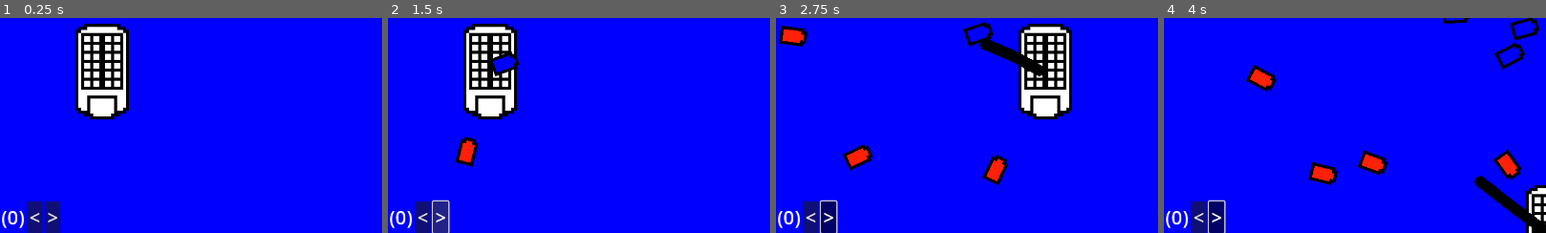
Above: before the commit, frames 1-4 (left to right).
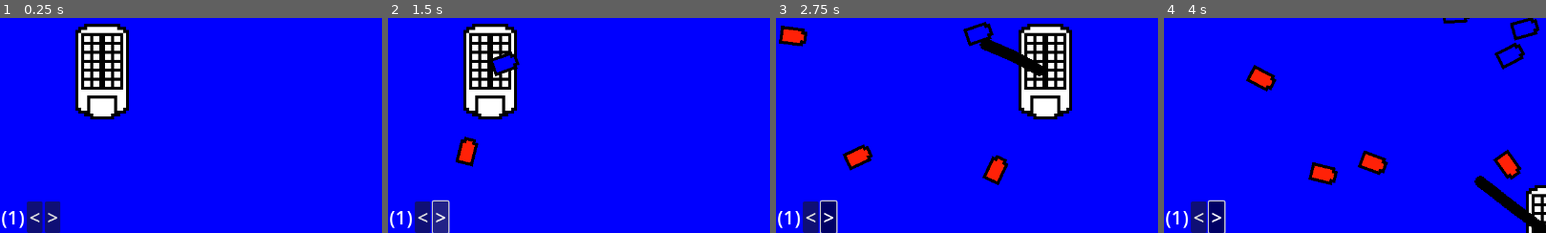
Above: after the commit, the same moments.

Repository: JoeyShapiro/ContainerCaptain
Game: Godot game, scene res://main.tscn
The game is run twice, just before and just after one commit, with the same random seed, the same clock (stepped at 60 frames per second) and the same inputs.
Inputs:
- Up to frame 1 (0.25 s): no input
- Up to frame 2 (1.5 s): click "<" at 0.5 s; click ">" at 1.25 s
- Up to frame 3 (2.75 s): hold D (move_right) from 2.03 s (still down); hold Space (shoot) from 2.03 s (still down)
- Up to frame 4 (4 s): release D (move_right) at 2.78 s; release Space (shoot) at 2.78 s; hold S (move_down) 2.78-3.53 s; tap Space (shoot) at 2.85 s; hold D (move_right) from 3.53 s (still down); hold Space (shoot) from 3.53 s (still down)
The pictures show only the part of the screen within x 5-55%, y 50-100%; the shares and areas given below are measured in that part.

The runs differ from the first frame. In frame 1, 0.1% of the frame differs, in the area x 2-5%, y 89-96%; in frame 2, 0.1%; in frame 3, 0.1%; in frame 4, 0.1%.
Error before the commit: Invalid access of index '0' on a base object of type: 'Array[Node]'. (res://main.gd:72)
Error after the commit: Invalid access of index '0' on a base object of type: 'Array[Node]'. (res://main.gd:82)

Commit message:
drone menu handled programmatically

Diff:
--- a/ScaleContext.gd
+++ b/ScaleContext.gd
@@ -1,14 +1,12 @@
 extends HBoxContainer
 
 # could give this a packed scene, but this is fine for now
-# no diff between scene and string
-@export var drone_scene = ''
-@export var drone_type = ''
-@export var drone_rent = 0
+# doesnt need the scene, and cant really use it
+@export var drone : Dictionary
 
 # Called when the node enters the scene tree for the first time.
 func _ready():
-	$LabelInfo.text = drone_type + ' (' + str(drone_rent) + ')'
+	$LabelInfo.text = drone.type + ' (' + str(drone.rent) + ')'
 
 # Called every frame. 'delta' is the elapsed time since the previous frame.
 func _process(delta):
@@ -16,7 +14,7 @@
 
 # should emit or something
 func _on_scale_down_pressed():
-	get_node('../../').on_scale_down(drone_scene)
+	get_node('../../').on_scale_down(drone)
 
 func _on_scale_up_pressed():
-	get_node('../../').on_scale_up(drone_scene)
+	get_node('../../').on_scale_up(drone)
--- a/hud.gd
+++ b/hud.gd
@@ -1,11 +1,11 @@
 extends CanvasLayer
 
-signal scale_down(drone_scene)
-signal scale_up(drone_scene)
+signal scale_down(drone_type)
+signal scale_up(drone_type)
 
 # this is fine for now, but should be dynamic from main
 # can still use it here
-@export var drone_scenes : Array[PackedScene]
+@export var drone_options : Array[Dictionary]
 
 # seems best most pratical way
 # menu items call parent with item
@@ -20,25 +20,28 @@
 
 # Called when the node enters the scene tree for the first time.
 func _ready():
-	var scale_context_scene = preload('res://scaleContext.tscn')
-	for drone_scene in drone_scenes:
-		var scale_context = scale_context_scene.instantiate()
-		scale_context.drone_scene = drone_scene
-		scale_context.drone_type = 'ram'
-		$Units.add_child(scale_context)
-	print($Units.get_child_count())
+	pass
 
 # Called every frame. 'delta' is the elapsed time since the previous frame.
 func _process(delta):
-	pass
+	if Input.is_action_pressed("menu_up"):
+		pass
 
 func display_stats(health, gold, resources):
 	$Stats/LabelHealth.text = '🛟: ' + str(health)
 	$Stats/LabelGold.text = '💎: ' + str(gold)
 	$Stats/LabelResources.text = '🪵: ' + str(resources)
 
-func on_scale_down(drone_scene):
-	scale_down.emit(drone_scene)
+func update_units(drone_options):
+	var scale_context_scene = preload('res://scaleContext.tscn')
+	for drone_option in drone_options:
+		var scale_context = scale_context_scene.instantiate()
+		scale_context.drone = drone_option
+		$Units.add_child(scale_context)
+	print($Units.get_child_count())
 
-func on_scale_up(drone_scene):
-	scale_up.emit(drone_scene)
+func on_scale_down(drone_option):
+	scale_down.emit(drone_option)
+
+func on_scale_up(drone_option):
+	scale_up.emit(drone_option)
--- a/hud.tscn
+++ b/hud.tscn
@@ -1,11 +1,9 @@
-[gd_scene load_steps=3 format=3 uid="uid://rw5ec1cqiwvk"]
+[gd_scene load_steps=2 format=3 uid="uid://rw5ec1cqiwvk"]
 
 [ext_resource type="Script" path="res://hud.gd" id="1_lfbkd"]
-[ext_resource type="PackedScene" uid="uid://6mt6cmpr15eb" path="res://droneRam.tscn" id="2_vppvn"]
 
 [node name="Hud" type="CanvasLayer"]
 script = ExtResource("1_lfbkd")
-drone_scenes = Array[PackedScene]([ExtResource("2_vppvn")])
 
 [node name="Stats" type="VBoxContainer" parent="."]
 offset_right = 40.0
--- a/main.gd
+++ b/main.gd
@@ -2,10 +2,16 @@
 
 @export var mob_scene: PackedScene
 @export var droneRam_scene : PackedScene
+@export var drone_options : Array[Dictionary]
 var score
 
 # Called when the node enters the scene tree for the first time.
 func _ready():
+	drone_options.append({
+		'type': 'ram',
+		'rent': 1,
+		'scene': 'res://droneRam.tscn'
+	})
 	new_game()
 
 # Called every frame. 'delta' is the elapsed time since the previous frame.
@@ -23,6 +29,9 @@
 	$TimerMob.start()
 
 	$Hud.display_stats($Player.hull, $Player.gold, $Player.resources)
+	$Hud.drone_options = drone_options
+	# TODO ugly
+	$Hud.update_units(drone_options)
 
 func _on_timer_mob_timeout():
 	# Create a new instance of the Mob scene.
@@ -61,13 +70,13 @@
 func _on_player_stat_change():
 	$Hud.display_stats($Player.hull, $Player.gold, $Player.resources)
 
-func _on_hud_scale_up(drone_scene):
-	var drone = droneRam_scene.instantiate()
+func _on_hud_scale_up(drone_option):
+	# TODO does this need to be unloaded
+	# maybe do a PackedScenes, but this is programmatic
+	var drone = load(drone_option['scene']).instantiate()
 	drone.position = $Player.position
-	get_node('.').add_child(drone)
-	print('up', drone.name)
+	add_child(drone)
 
-func _on_hud_scale_down(drone_scene):
+func _on_hud_scale_down(drone_option):
 	var drones = get_tree().get_nodes_in_group('drone')
-	print('down', drones[0].name)
 	drones[0].on_destroy()
